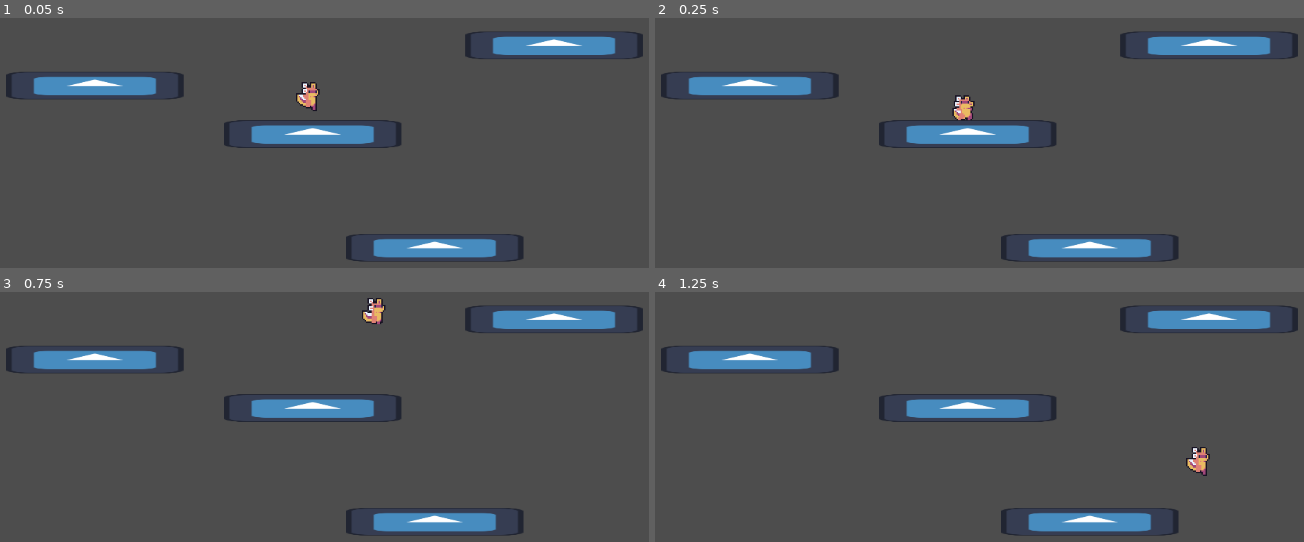
Above: before the commit, frames 1-4 (two rows, left to right).
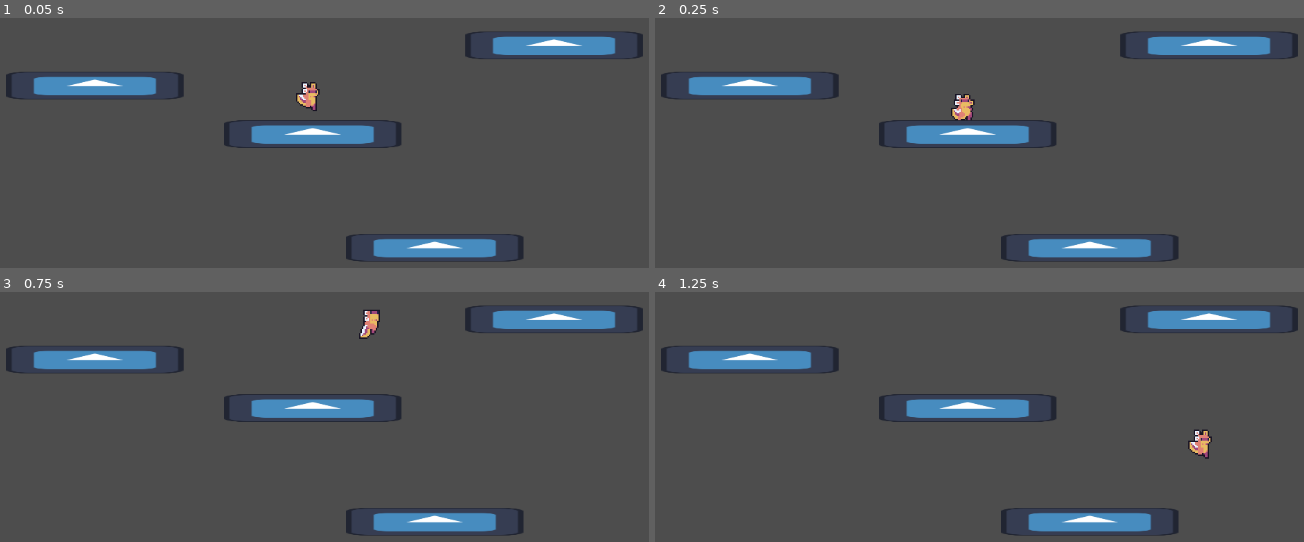
Above: after the commit, the same moments.

Repository: KralikoGames/LudumDare2022
Game: Godot game, scene res://TestingOnly.tscn
Two runs of this game, one before a commit and one after it. Both use one fixed random seed, a clock stepped at 60 frames per second and the inputs below. The engine's default icon, where the game draws it, is replaced by a stand-in: a white triangle on a blue panel in a dark square.
Inputs:
- Up to frame 1 (0.05 s): no input
- Up to frame 2 (0.25 s): no input
- Up to frame 3 (0.75 s): tap Enter (ui_accept) at 0.5, 0.6 s; hold Right (ui_right) from 0.53 s (still down)
- Up to frame 4 (1.25 s): keep holding Right (ui_right); tap Enter (ui_accept) at 0.77, 1.07 s

Frame 1 is identical in both runs. In frame 2, 0.2% of the frame differs, in the area x 45-50%, y 30-41%; in frame 3, 0.4%; in frame 4, 0.5%, in the area x 81-86%, y 54-74%.

Commit message:
Cleaned up player code and fixed signals

Diff:
--- a/Art/Animations/player_sprite_frames.tres
+++ b/Art/Animations/player_sprite_frames.tres
@@ -76,14 +76,14 @@
 "speed": 5.0
 }, {
 "frames": [SubResource("AtlasTexture_2gfve"), SubResource("AtlasTexture_4741j")],
-"loop": true,
+"loop": false,
 "name": &"jump",
-"speed": 20.0
+"speed": 5.0
 }, {
 "frames": [SubResource("AtlasTexture_uq57m"), SubResource("AtlasTexture_c2i8v")],
-"loop": true,
+"loop": false,
 "name": &"land",
-"speed": 10.0
+"speed": 20.0
 }, {
 "frames": [SubResource("AtlasTexture_mwctk"), SubResource("AtlasTexture_3l4wx"), SubResource("AtlasTexture_on071"), SubResource("AtlasTexture_s5llb"), SubResource("AtlasTexture_11lpk"), SubResource("AtlasTexture_ae0jw")],
 "loop": true,
--- a/Scenes/AnimatedSprite2d.gd
+++ b/Scenes/AnimatedSprite2d.gd
@@ -5,31 +5,29 @@
 # Called when the node enters the scene tree for the first time.
 func _ready():
 	player.jumped.connect(_on_jumped)
-	player.moved_left.connect(_on_moved_left)
-	player.moved_right.connect(_on_moved_right)
+	player.moved.connect(_on_moved)
 	player.landed.connect(_on_landed)
 	player.stopped.connect(_on_stopped)
 	player.fell.connect(_on_fell)
+	player.soared.connect(_on_soar)
 
 func _process(delta):
 	flip_h = player.facing < 0
 
 func _on_jumped():
-	play("air_up")
+	play("jump")
 
-func _on_moved_left():
-	play("run")
-
-func _on_moved_right():
+func _on_moved():
 	play("run")
 
 func _on_landed():
 	play("land")
-	await self.animation_finished
-	play("idle")
 
 func _on_stopped():
 	play("idle")
 
 func _on_fell():
 	play("air_down")
+
+func _on_soar():
+	play("air_up")
--- a/Scenes/Player.tscn
+++ b/Scenes/Player.tscn
@@ -18,6 +18,6 @@
 [node name="AnimatedSprite2d" type="AnimatedSprite2D" parent="."]
 texture_filter = 1
 frames = ExtResource("2_3n5p0")
-animation = &"idle"
+animation = &"jump"
 playing = true
 script = ExtResource("3_y2qh0")
--- a/Scripts/Player.gd
+++ b/Scripts/Player.gd
@@ -1,14 +1,11 @@
 extends CharacterBody2D
 
-
-signal moved_left
-signal moved_right
+signal moved
 signal landed
 signal jumped
 signal stopped
 signal fell
-
-
+signal soared
 
 @export var SPEED = 50
 @export var JUMP_VELOCITY = -400
@@ -18,21 +15,24 @@
 const MIN_FALL_SPEED = 800
 const MAX_FALL_SPEED = 1000
 @export var GROUND_FRICTION = 0.80
-@export var COYOTE_TIME = 0.09
+@export var COYOTE_TIME = 0.06
 const MAX_SPEED = 200
-
-
+const jump_stall_time = 0.06
+const land_stall_time = 0.08
 
 # Get the gravity from the project settings to be synced with RigidBody nodes.
 var gravity = ProjectSettings.get_setting("physics/2d/default_gravity")
-# var gravity = 100
+var time_since_land = 0
+var time_since_jump = 0
 var time_since_fall = 0
 var saved_jump = false
 var jumping = false
 var falling = false
 var moving = false
+var standing = false
 var facing = 1
-
+var jump_stall = false
+var land_stall = false
 
 
 func _physics_process(delta):
@@ -40,90 +40,82 @@
 
 	if direction != 0:
 		facing = direction
+
+	# Handling landing, falling, and cyote times
 	if is_on_floor() and (jumping or falling):
 		jumping = false
 		falling = false
-		time_since_fall = 0
+		land_stall = true
 		emit_signal("landed")
-	elif is_on_floor():
+	if velocity.y > 0 and not falling:
+		falling = true
+		emit_signal("fell")
+	if is_on_floor():
 		time_since_fall = 0
 	else:
 		time_since_fall += delta
 
-
 	# Handle Jump.
-	if Input.is_action_just_pressed("ui_accept") and is_on_floor():
-		velocity.y = JUMP_VELOCITY
-		jumping = true
-		emit_signal("jumped")
-	elif Input.is_action_just_pressed("ui_accept") and time_since_fall < COYOTE_TIME:
-		velocity.y = JUMP_VELOCITY
-		jumping = true
+	var coyote_check = time_since_fall < COYOTE_TIME and falling
+	var jump_pressed = Input.is_action_just_pressed("ui_accept")
+	var valid_jump_input = jump_pressed or saved_jump
+	var valid_jump_situation = is_on_floor() or coyote_check
+	var no_stalls = not land_stall and not jump_stall
+	if  valid_jump_input and valid_jump_situation and no_stalls:
+		saved_jump = false
+		jump_stall = true
 		emit_signal("jumped")
 	elif Input.is_action_just_pressed("ui_accept"):
-		# Save jump
 		saved_jump = true
-	elif is_on_floor() and saved_jump:
-		velocity.y = JUMP_VELOCITY
-		jumping = true
-		saved_jump = false
-		emit_signal("jumped")
-
-	# reset saved jump
 	if Input.is_action_just_released("ui_accept"):
 		saved_jump = false
 
-	# _apexPoint = Mathf.InverseLerp(_jumpApexThreshold, 0, Mathf.ABs(velocity.y));
+	# Handling stalls
+	if jump_stall:
+		time_since_jump += delta
+	if time_since_jump > jump_stall_time and jump_stall:
+		velocity.y = JUMP_VELOCITY
+		jump_stall = false
+		time_since_jump = 0
+		jumping = true
+		emit_signal("soared")
+	if land_stall:
+		time_since_land += delta
+	if time_since_land > land_stall_time and land_stall:
+		land_stall = false
+		time_since_land = 0
+
+	# Handle in air boosts and modifiers
 	var apex_point = inverse_lerp(500, 0, abs(velocity.y))
-
-	# var apexBoost = Mathf.Sign(Input.X)* _apexBonus * _apex'Point;
 	var apex_boost = direction * APEX_BONUS * apex_point
-
-
-	#fallSpeed = Mathf.Lerp(_minFallSpeed, _maxFallSpeed, _apexPoint)
 	gravity = lerpf(MIN_FALL_SPEED, MAX_FALL_SPEED, apex_point)
-
-	#  Add the gravity and chec kfor short hop
 	if Input.is_action_just_released("ui_accept") and not is_on_floor() and velocity.y < 0:
 		velocity.y += gravity * delta * SHORT_HOP_MODIFIER
 	if not is_on_floor():
 		velocity.y += gravity * delta
 
-
-	# Increases as you get closer to the apex
-
-
-
-	# _currentHorizontalSpeed += apexBoots * Time.deltaTime;
-
+	# Handle left and right movement
 	if direction > 0:
 		velocity.x = min(velocity.x+SPEED, MAX_SPEED)
-	elif direction < 0:
+	elif direction < 0 and no_stalls:
 		velocity.x = max(velocity.x-SPEED, -MAX_SPEED)
 	elif is_on_floor():
 		velocity.x = lerpf(velocity.x, 0, 0.25)
 	else:
 		velocity.x = lerpf(velocity.x, 0, 0.04)
-
 	if jumping:
 		velocity.x += apex_boost
 
-	if direction > 0 and not moving:
+	# Handling walking and idle animations
+	if is_on_floor() and direction != 0 and not moving:
 		moving = true
-		emit_signal("moved_right")
-	elif direction < 0 and not moving:
-		moving = true
-		emit_signal("moved_left")
-	elif direction == 0 and moving:
+		emit_signal("moved")
+	elif not is_on_floor() or direction == 0:
 		moving = false
+	if is_on_floor() and direction == 0 and no_stalls and not standing:
+		standing = true
 		emit_signal("stopped")
-
-	if is_on_floor():
-		falling = false
-	elif velocity.y > 0 and not falling and not is_on_floor():
-		falling = true
-		emit_signal("fell")
-
-
+	if Input.is_action_just_pressed("ui_accept") or direction != 0:
+		standing = false
 
 	move_and_slide()
